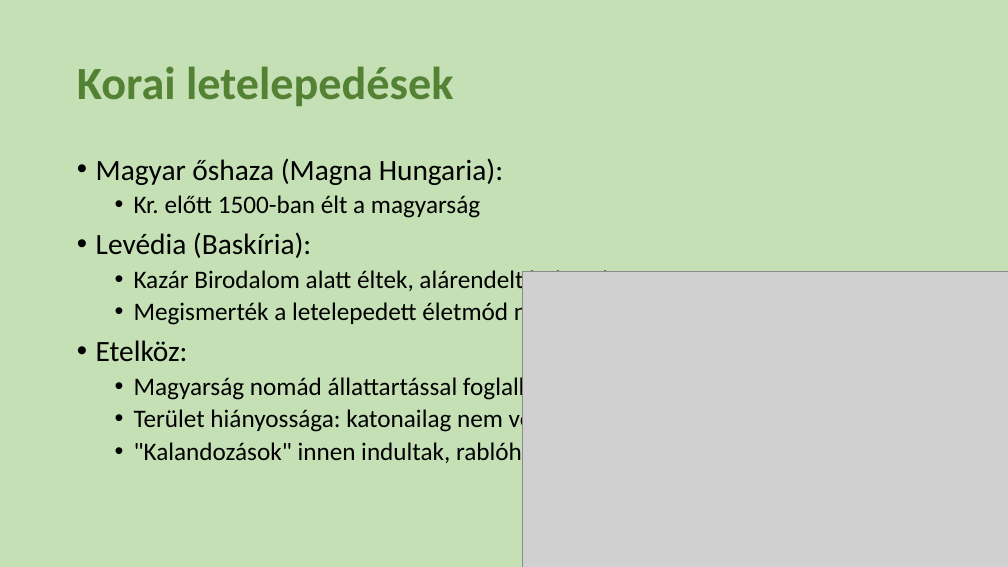
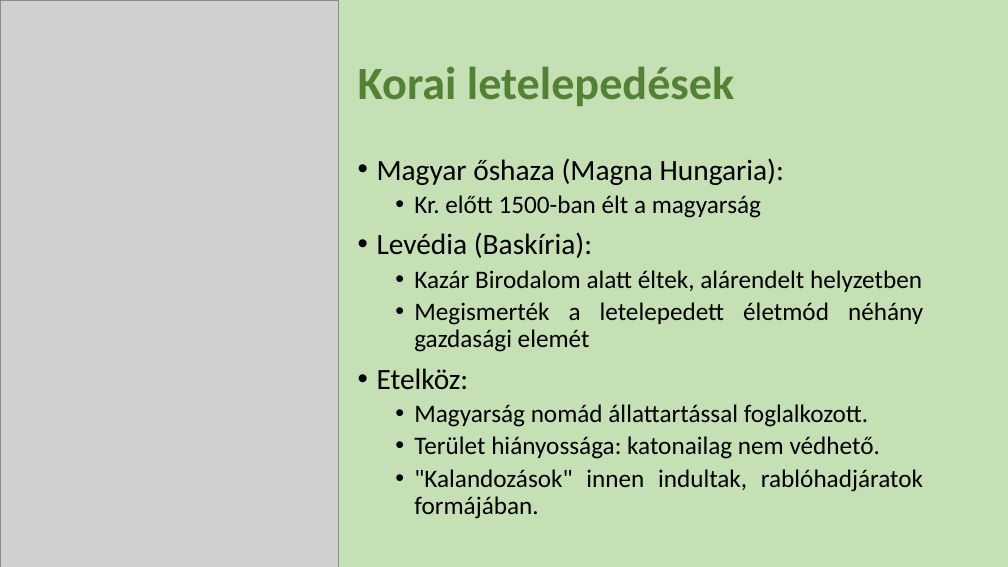
Before and after one commit to gyergyakliviusz/tori_tetelek, a slide deck: slide 3 of 11. A magyar nép vándorlása térkép alapján. A honfoglalás.pptx. Drawn at 1008x567 pixels with LibreOffice and Linux fonts; fonts in the diff are those of the drawing; grey boxes stand for pictures. Boxes give left, top, right and bottom in pixels: in the first picture for what was removed or moved away, otherwise in the second. Text is boxed around its words. In the diff, an @@ line names an element or a change of style, - is before the commit and + after.

```diff
--- a/11. A magyar nép vándorlása térkép alapján. A honfoglalás.pptx
+++ b/11. A magyar nép vándorlása térkép alapján. A honfoglalás.pptx
@@ picture: place and size @@
-picture at (523, 272, 1008, 567)
+picture at (0, 0, 339, 567)
@@ title "Korai letelepedések": place and size @@
-title "Korai letelepedések" at (77, 66, 453, 106)
+title "Korai letelepedések" at (358, 66, 734, 106)
@@ title "Korai letelepedések" at (358, 66, 734, 106): alignment left to justified @@
@@ text "Magyar őshaza (Magna Hungaria):" at (377, 158, 923, 519): alignment left to justified @@
@@ text "Magyar őshaza (Magna Hungaria):": place and size @@
-text "Magyar őshaza (Magna Hungaria):" at (96, 158, 641, 466)
+text "Magyar őshaza (Magna Hungaria):" at (377, 158, 923, 519)
```
Also in this commit, not shown: 1 other slide changed, 8 other files.
